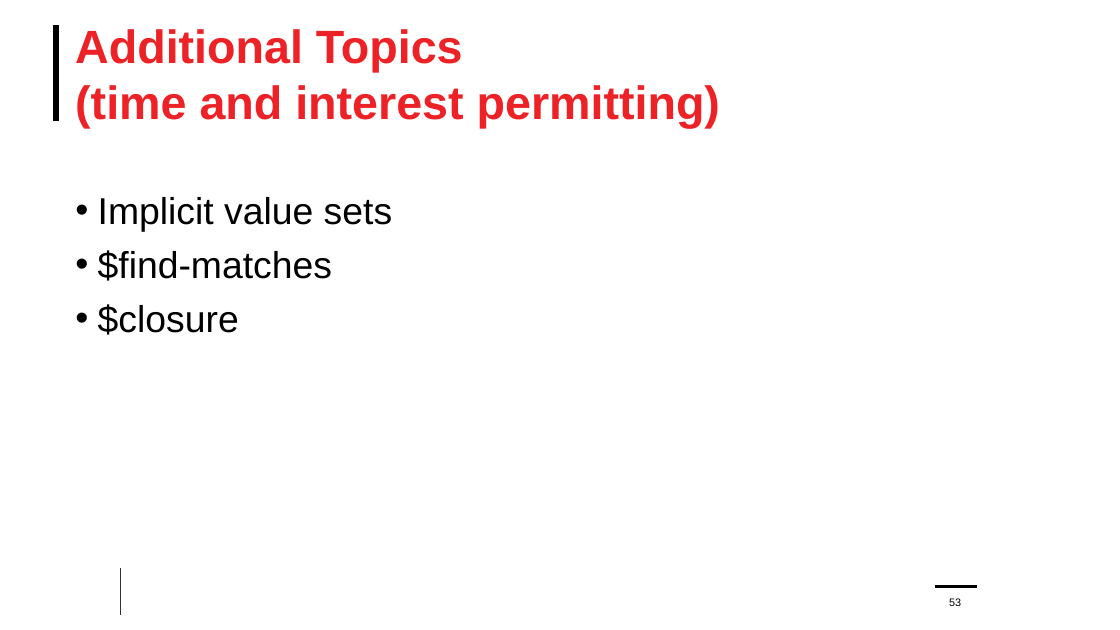
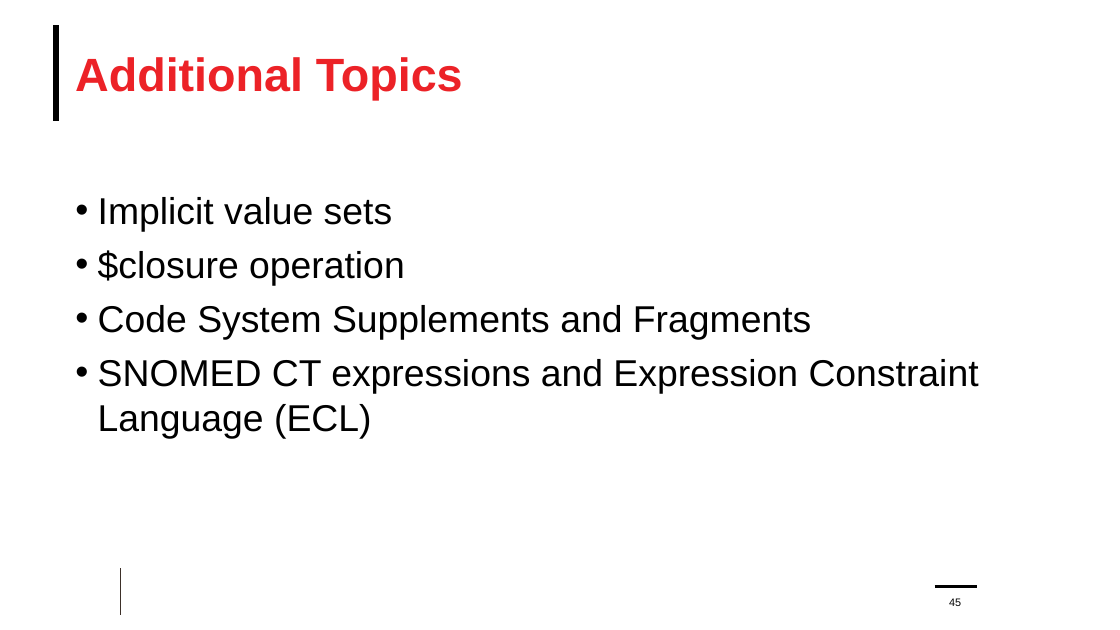
Before and after one commit to FHIR/documents, a slide deck: slide 45 of presentations/2021-11 Webinars/HL7 FHIR Terminology/FHIR-Terminology-Part-2-2021-12-01.pptx (slide 53 before the commit). Drawn at 1120x630 pixels with LibreOffice and Linux fonts; fonts in the diff are those of the drawing; background and template pictures are left out. Boxes give left, top, right and bottom in pixels: in the first picture for what was removed or moved away, otherwise in the second. Text is boxed around its words. In the diff, an @@ line names an element or a change of style, - is before the commit and + after.

```diff
--- a/presentations/2021-11 Webinars/HL7 FHIR Terminology/FHIR-Terminology-Part-2-2021-12-01.pptx
+++ b/presentations/2021-11 Webinars/HL7 FHIR Terminology/FHIR-Terminology-Part-2-2021-12-01.pptx
@@ title at box(75, 57, 463, 101): text changed @@
-Additional Topics
-(time and interest permitting)
+Additional Topics
@@ text at box(98, 250, 979, 439): text changed @@
-• $find-matches
-• $closure
+• $closure operation
+• Code System Supplements and Fragments
+• SNOMED CT expressions and Expression Constraint Language (ECL)
@@ page number at box(949, 598, 961, 606): text changed @@
-53
+45
```
Also in this commit, not shown: 13 other slides changed, 7 slides added, 2 slides removed.
